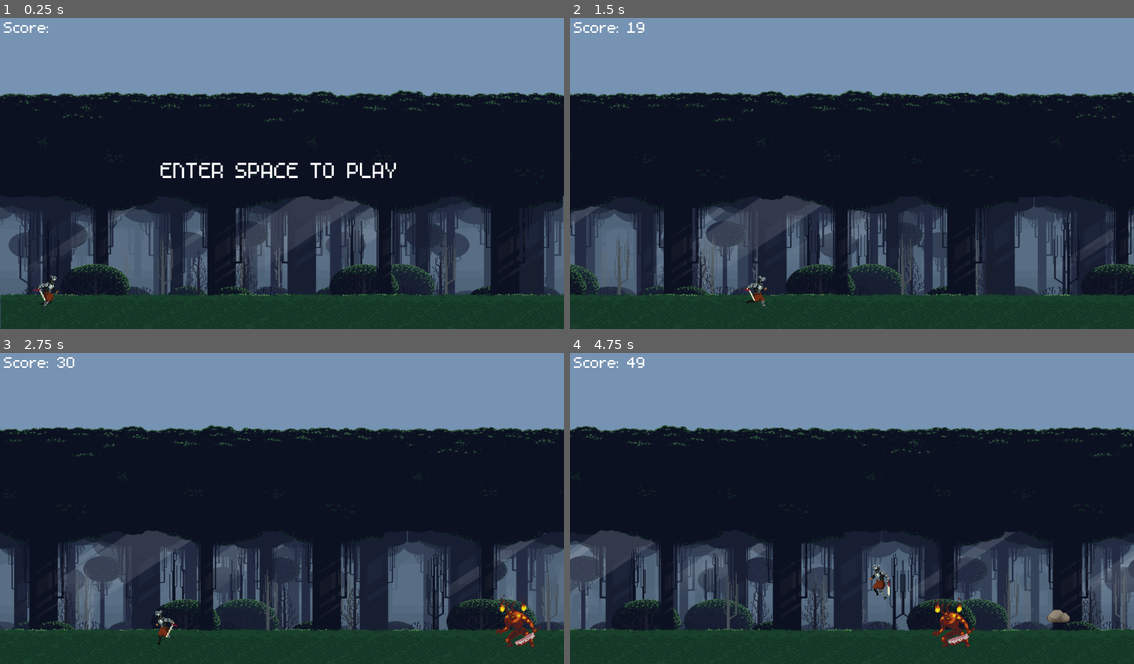
Above: before the commit, frames 1-4 (two rows, left to right).
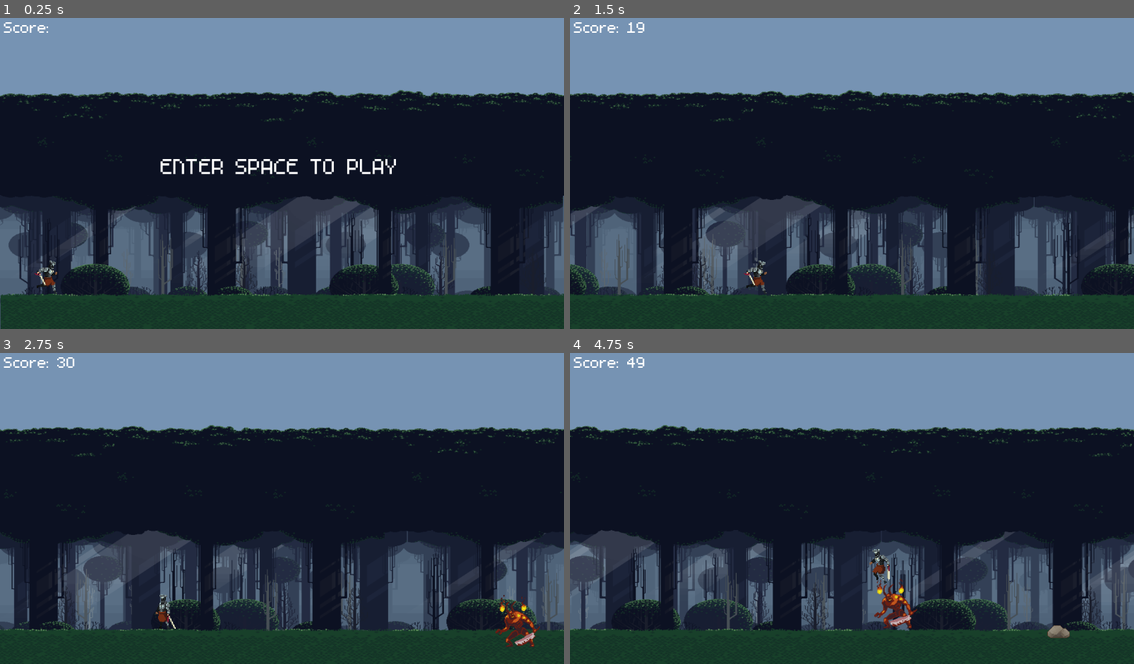
Above: after the commit, the same moments.

Repository: Takhar42/Final_GameSurvivor
Game: Godot game, scene res://Scenes/world.tscn
The game is run twice, just before and just after one commit, with the same random seed, the same clock (stepped at 60 frames per second) and the same inputs.
Inputs:
- Up to frame 1 (0.25 s): no input
- Up to frame 2 (1.5 s): tap Enter (ui_accept) at 0.5 s; hold Enter (ui_accept) 0.53-1.28 s; hold Right (ui_right) from 0.53 s (still down); tap Up (jump) at 0.77 s; tap S (sword) at 1.35 s
- Up to frame 3 (2.75 s): tap Up (jump) at 1.52 s; tap Enter (ui_accept) at 1.55 s; release Right (ui_right) at 2.03 s; hold Left (ui_left) from 2.03 s (still down); hold Enter (ui_accept) from 2.03 s (still down)
- Up to frame 4 (4.75 s): release Left (ui_left) at 2.78 s; release Enter (ui_accept) at 2.78 s; hold Right (ui_right) 2.78-4.28 s; tap Enter (ui_accept) at 2.85, 3.8, 4.35 s; tap Up (jump) at 3.02, 3.77, 4.52 s; hold S (sword) 3.53-4.28 s; hold Left (ui_left) from 4.28 s (still down)

The runs differ from the first frame. In frame 1, 1.3% of the frame differs, in the area x 5-71%, y 45-94%; in frame 2, 0.3%; in frame 3, 0.3%; in frame 4, 1.6%, in the area x 53-89%, y 63-95%.

Commit message:
Implement boss following mechanic

Diff:
--- a/Scenes/boss.tscn
+++ b/Scenes/boss.tscn
@@ -61,6 +61,7 @@
 [ext_resource type="Texture2D" uid="uid://ceu5y5ndmvrqd" path="res://assets/boss/02_demon_walk/demon_walk_10.png" id="58_272d0"]
 [ext_resource type="Texture2D" uid="uid://bwlxupuqoy2wl" path="res://assets/boss/02_demon_walk/demon_walk_11.png" id="59_g77bq"]
 [ext_resource type="Texture2D" uid="uid://v0vkybqyutbv" path="res://assets/boss/02_demon_walk/demon_walk_12.png" id="60_4mf05"]
+[ext_resource type="Script" path="res://cleaver.gd" id="62_liaj4"]
 
 [sub_resource type="SpriteFrames" id="SpriteFrames_ov4fo"]
 animations = [{
@@ -344,17 +345,28 @@
 [sub_resource type="RectangleShape2D" id="RectangleShape2D_aicgf"]
 size = Vector2(80, 80)
 
+[sub_resource type="RectangleShape2D" id="RectangleShape2D_5hs43"]
+size = Vector2(50, 20)
+
 [node name="Boss" type="CharacterBody2D"]
-collision_layer = 2
+collision_mask = 2
 script = ExtResource("1_aegsf")
 
 [node name="AnimatedSprite2D" type="AnimatedSprite2D" parent="."]
 position = Vector2(0, -40)
 sprite_frames = SubResource("SpriteFrames_ov4fo")
-animation = &"revive"
+animation = &"attack"
 autoplay = "idle"
-frame_progress = 0.14653
+frame_progress = 0.126988
 
 [node name="CollisionShape2D" type="CollisionShape2D" parent="."]
-visible = false
 shape = SubResource("RectangleShape2D_aicgf")
+
+[node name="cleaver" type="Area2D" parent="."]
+script = ExtResource("62_liaj4")
+
+[node name="CollisionShape2D" type="CollisionShape2D" parent="cleaver"]
+position = Vector2(-81, 24)
+shape = SubResource("RectangleShape2D_5hs43")
+
+[connection signal="body_entered" from="cleaver" to="cleaver" method="_on_body_entered"]
--- a/Scenes/node_2d.tscn
+++ b/Scenes/node_2d.tscn
@@ -12,6 +12,7 @@
 [ext_resource type="Texture2D" uid="uid://lv1tw7hrij5s" path="res://assets/background/Layer_0006_4.png" id="11_j1amg"]
 [ext_resource type="Texture2D" uid="uid://dp5i8vvsqxg1v" path="res://assets/player/Hurt.png" id="12_tpvpw"]
 [ext_resource type="Texture2D" uid="uid://cfp330sgucamy" path="res://assets/background/Layer_0005_5.png" id="12_w7ey0"]
+[ext_resource type="Texture2D" uid="uid://8tkftvb77j0d" path="res://assets/player/Death.png" id="13_0agtd"]
 [ext_resource type="Texture2D" uid="uid://dc2pupfw1lnc8" path="res://assets/background/Layer_0004_Lights.png" id="13_8dscu"]
 [ext_resource type="Texture2D" uid="uid://nh448uxqpypb" path="res://assets/background/Layer_0003_6.png" id="14_4ejrw"]
 [ext_resource type="Texture2D" uid="uid://dhpkr85t6uvoc" path="res://assets/background/Layer_0002_7.png" id="15_y2uib"]
@@ -22,6 +23,7 @@
 [ext_resource type="Texture2D" uid="uid://ym7g1bvnshni" path="res://assets/player/Attacks.png" id="17_h5prb"]
 [ext_resource type="Texture2D" uid="uid://djve520pymkoj" path="res://assets/obstacles/Texture/sack.png" id="18_r540c"]
 [ext_resource type="Texture2D" uid="uid://dbfaheqr8rty7" path="res://assets/obstacles/Texture/anvil.png" id="19_306ky"]
+[ext_resource type="Script" path="res://Scripts/damageable.gd" id="20_owrh8"]
 [ext_resource type="AudioStream" uid="uid://cireubg54oav6" path="res://assets/audio/cartoon-jump-6462-_1_.ogg" id="23_4vdhu"]
 [ext_resource type="PackedScene" uid="uid://3pgt3p6jh6rh" path="res://Scenes/boss.tscn" id="24_644rn"]
 
@@ -59,6 +61,22 @@
 [sub_resource type="AtlasTexture" id="AtlasTexture_hqdpy"]
 atlas = ExtResource("17_h5prb")
 region = Rect2(896, 64, 128, 64)
+
+[sub_resource type="AtlasTexture" id="AtlasTexture_jxas4"]
+atlas = ExtResource("13_0agtd")
+region = Rect2(0, 0, 128, 64)
+
+[sub_resource type="AtlasTexture" id="AtlasTexture_dlwx0"]
+atlas = ExtResource("13_0agtd")
+region = Rect2(128, 0, 128, 64)
+
+[sub_resource type="AtlasTexture" id="AtlasTexture_8g7dv"]
+atlas = ExtResource("13_0agtd")
+region = Rect2(0, 64, 128, 64)
+
+[sub_resource type="AtlasTexture" id="AtlasTexture_y4jpw"]
+atlas = ExtResource("13_0agtd")
+region = Rect2(128, 64, 128, 64)
 
 [sub_resource type="AtlasTexture" id="AtlasTexture_lkrca"]
 atlas = ExtResource("12_tpvpw")
@@ -237,6 +255,23 @@
 }],
 "loop": true,
 "name": &"attack",
+"speed": 10.0
+}, {
+"frames": [{
+"duration": 1.0,
+"texture": SubResource("AtlasTexture_jxas4")
+}, {
+"duration": 1.0,
+"texture": SubResource("AtlasTexture_dlwx0")
+}, {
+"duration": 1.0,
+"texture": SubResource("AtlasTexture_8g7dv")
+}, {
+"duration": 1.0,
+"texture": SubResource("AtlasTexture_y4jpw")
+}],
+"loop": true,
+"name": &"death",
 "speed": 10.0
 }, {
 "frames": [{
@@ -483,38 +518,41 @@
 texture = ExtResource("5_sutcd")
 centered = false
 
-[node name="CharacterBody2D" type="CharacterBody2D" parent="."]
+[node name="Player" type="CharacterBody2D" parent="."]
 z_index = 1
 scale = Vector2(1.5, 1.5)
 script = ExtResource("1_wt5hg")
 
-[node name="AnimatedSprite2D" type="AnimatedSprite2D" parent="CharacterBody2D"]
+[node name="AnimatedSprite2D" type="AnimatedSprite2D" parent="Player"]
 texture_filter = 1
-position = Vector2(64, 336)
+position = Vector2(64, 314.667)
 sprite_frames = SubResource("SpriteFrames_nmd23")
-animation = &"attack"
-autoplay = "run"
+animation = &"death"
+autoplay = "idle"
 frame = 2
-frame_progress = 0.603943
-
-[node name="CollisionShape2D" type="CollisionShape2D" parent="CharacterBody2D"]
+frame_progress = 0.224652
+
+[node name="CollisionShape2D" type="CollisionShape2D" parent="Player"]
 visible = false
 position = Vector2(66.6667, 322.667)
 shape = SubResource("RectangleShape2D_31suy")
 
-[node name="SlideCollisionShape2D" type="CollisionShape2D" parent="CharacterBody2D"]
+[node name="SlideCollisionShape2D" type="CollisionShape2D" parent="Player"]
 visible = false
 position = Vector2(64, 336)
 shape = SubResource("RectangleShape2D_f5xtf")
 
-[node name="SwordCollisionShape2D" type="CollisionShape2D" parent="CharacterBody2D"]
+[node name="SwordCollisionShape2D" type="CollisionShape2D" parent="Player"]
 visible = false
 position = Vector2(90.6667, 305.333)
 shape = SubResource("RectangleShape2D_62nk5")
 
-[node name="JumpAudio" type="AudioStreamPlayer2D" parent="CharacterBody2D"]
+[node name="JumpAudio" type="AudioStreamPlayer2D" parent="Player"]
 scale = Vector2(0.666667, 0.666667)
 stream = ExtResource("23_4vdhu")
+
+[node name="Damageable" type="Node" parent="Player"]
+script = ExtResource("20_owrh8")
 
 [node name="Camera2D" type="Camera2D" parent="."]
 position = Vector2(576, 324)
@@ -573,6 +611,19 @@
 polygon = PackedVector2Array(-9, -10, -9, -9, -21, -9, -21, -8, -22, -8, -22, -7, -21, -7, -21, -6, -20, -6, -20, -5, - …(367 unchanged characters)…
 
 [node name="CanvasLayer" type="CanvasLayer" parent="."]
+
+[node name="End" type="Label" parent="CanvasLayer"]
+visible = false
+offset_left = 224.0
+offset_top = 112.0
+offset_right = 918.0
+offset_bottom = 192.0
+theme_override_fonts/font = ExtResource("17_gddyx")
+theme_override_font_sizes/font_size = 70
+text = "GAME OVER!"
+horizontal_alignment = 1
+vertical_alignment = 1
+metadata/_edit_use_anchors_ = true
 
 [node name="Score" type="Label" parent="CanvasLayer"]
 texture_filter = 1
@@ -585,17 +636,19 @@
 text = "Score:"
 horizontal_alignment = 1
 vertical_alignment = 1
+metadata/_edit_use_anchors_ = true
 
 [node name="Start" type="Label" parent="CanvasLayer"]
 offset_left = 224.0
-offset_top = 280.0
+offset_top = 272.0
 offset_right = 918.0
-offset_bottom = 360.0
+offset_bottom = 352.0
 theme_override_fonts/font = ExtResource("17_gddyx")
 theme_override_font_sizes/font_size = 70
 text = "ENTER SPACE TO PLAY"
 horizontal_alignment = 1
 vertical_alignment = 1
+metadata/_edit_use_anchors_ = true
 
 [node name="Boss" parent="." instance=ExtResource("24_644rn")]
 position = Vector2(944, -56)
--- /dev/null
+++ b/Scenes/score_end.tscn
@@ -0,0 +1,30 @@
+[gd_scene load_steps=2 format=3 uid="uid://bfd3qar5fr0at"]
+
+[ext_resource type="FontFile" uid="uid://cpfg2i8m7hiuw" path="res://assets/font/m5x7.ttf" id="1_qa0ue"]
+
+[node name="CanvasLayer" type="CanvasLayer"]
+
+[node name="High_Score" type="Label" parent="."]
+texture_filter = 1
+offset_left = 904.0
+offset_top = 8.0
+offset_right = 1079.0
+offset_bottom = 49.0
+theme_override_fonts/font = ExtResource("1_qa0ue")
+theme_override_font_sizes/font_size = 50
+text = "High Score:"
+horizontal_alignment = 1
+vertical_alignment = 1
+metadata/_edit_use_anchors_ = true
+
+[node name="End" type="Label" parent="."]
+offset_left = 224.0
+offset_top = 280.0
+offset_right = 918.0
+offset_bottom = 360.0
+theme_override_fonts/font = ExtResource("1_qa0ue")
+theme_override_font_sizes/font_size = 70
+text = "GAME OVER!"
+horizontal_alignment = 1
+vertical_alignment = 1
+metadata/_edit_use_anchors_ = true
--- a/Scripts/boss.gd
+++ b/Scripts/boss.gd
@@ -1,11 +1,114 @@
 extends CharacterBody2D
 
+enum BossState { IDLE, WALK, ATTACK, STOP, DAMAGED, DEATH }
+var state = BossState.IDLE
+@export var health = 100
+@export var move_speed = 100.0
+@export var attack_range = 200.0
+@export var attack_cooldown = 2.0
+@export var action_sequence = ["attack","walk"]  # Preset sequence of moves
+@export var action_duration = 3 # Time per action in seconds
 
-const SPEED = 300.0
-const JUMP_VELOCITY = -400.0
+@onready var sprite = $AnimatedSprite2D
+@onready var cleaver = $cleaver
+@onready var collision_shape = $CollisionShape2D
+@onready var player = null
+@onready var action_timer = Timer.new()
+@onready var attack_timer = Timer.new()
 
+var current_action_index = 0  # Track the current action in the sequence
 
-func _physics_process(delta: float) -> void:
-	# Add the gravity.
+func _ready():
+	# Add timers to the scene
+	add_child(action_timer)
+	add_child(attack_timer)
+	action_timer.wait_time = action_duration
+	action_timer.one_shot = true
+	attack_timer.wait_time = attack_cooldown
+	attack_timer.one_shot = true
 
+	# Connect the action timer to progress through the sequence
+	action_timer.timeout.connect(self._on_action_timeout)
+	action_timer.start()
+
+	player = get_parent().get_node("Player")  # Locate the player in the scene tree
+	sprite.play("idle")
+
+func _physics_process(delta):
+	match state:
+		BossState.IDLE:
+			pass  # Do nothing
+		BossState.WALK:
+			move_horizontally(delta)
+		BossState.ATTACK:
+			perform_attack()
+		BossState.STOP:
+			stop_movement()
+		BossState.DAMAGED:
+			sprite.play("damaged")
+		BossState.DEATH:
+			die()
+
+func move_horizontally(delta):
+	if not player:
+		return  # Ensure the player node is valid
+
+	# Move towards the player's x-position
+	var direction = sign(player.position.x - position.x + 100)
+	if abs(player.position.x - position.x + 100) < 80:
+		sprite.play("idle")
+		return
+	velocity.x = direction * move_speed
+	print(direction)
+	if direction > 0:
+		sprite.flip_h = true  # Face right
+		cleaver.scale.x *= -1;
+	elif direction < 0:
+		sprite.flip_h = false   # Face left
+		cleaver.scale.x = 1
 	move_and_slide()
+
+	sprite.play("walk")
+
+func perform_attack():
+	if not attack_timer.is_stopped():
+		return
+	sprite.play("attack")
+	attack_timer.start()
+
+	# Check for player in range and apply damage
+	if player and position.distance_to(player.position) <= attack_range:
+		player.take_damage(100)  # Assuming the player has a `take_damage` function
+	state = BossState.IDLE
+
+func stop_movement():
+	velocity = Vector2(0, 0)  # Stop horizontal movement
+	sprite.play("idle")
+
+func _on_action_timeout():
+	# Progress through the action sequence
+	current_action_index = (current_action_index + 1) % action_sequence.size()
+	var next_action = action_sequence[current_action_index]
+
+	match next_action:
+		"walk":
+			state = BossState.WALK
+		"attack":
+			state = BossState.ATTACK
+		"stop":
+			state = BossState.STOP
+
+	# Restart the action timer
+	action_timer.start()
+
+func take_damage(amount):
+	health -= amount
+	sprite.play("damaged")
+	if health <= 0:
+		state = BossState.DEATH
+	else:
+		state = BossState.IDLE
+
+func die():
+	sprite.play("death")
+	queue_free()
--- a/Scripts/camera_control.gd
+++ b/Scripts/camera_control.gd
@@ -3,6 +3,17 @@
 @export var follow_speed = 5.0
 @onready var target = $"../CharacterBody2D"
 
+var boss = null
+var in_boss_fight = false
+
+func lock_to_boss(boss_node):
+	boss = boss_node
+	in_boss_fight = true
+
 func _process(delta):
-	position.x = lerp(position.x, target.position.x, follow_speed * delta)
-	position.y = lerp(position.y, target.position.y, follow_speed * delta)
+	if in_boss_fight and boss:
+		position = lerp(position, boss.position, follow_speed * delta)
+	else:
+		# Normal player tracking
+		position.x = lerp(position.x, target.position.x, follow_speed * delta)
+		position.y = lerp(position.y, target.position.y, follow_speed * delta)
--- /dev/null
+++ b/Scripts/damageable.gd
@@ -0,0 +1,10 @@
+class_name Damageable
+extends Node
+
+@export var health : float = 100
+
+func hit(damage : int):
+	health -= damage
+
+	if health <= 0:
+		print(get_parent())
--- a/Scripts/player.gd
+++ b/Scripts/player.gd
@@ -2,12 +2,14 @@
 
 @export var MOVE_SPEED: float = 300.0
 @export var JUMP_VELOCITY: float = -600.0
+@export var HEALTH: float = 100
 
 var gravity = ProjectSettings.get_setting("physics/2d/default_gravity")
 
 var jump_audio: AudioStreamPlayer2D
 func _ready():
 	jump_audio = $JumpAudio # Initialize jump_audio properly here
+	$AnimatedSprite2D.play("idle")  # Default to idle animation
 
 func _physics_process(delta):
 
@@ -15,7 +17,7 @@
 	if is_on_floor():
 		$CollisionShape2D.disabled = false
 		if Input.is_action_pressed("ui_accept"):
-			$AnimatedSprite2D.play("run")
+			$AnimatedSprite2D.play("idle")
 
 		elif Input.is_action_pressed("ui_up"):
 			velocity.y = JUMP_VELOCITY
@@ -46,3 +48,11 @@
 		velocity.x = 0
 
 	move_and_slide()
+
+func take_damage(amount):
+	HEALTH -= amount
+	if HEALTH <= 0:
+		die()
+
+func die():
+	print("Player defeated!")
--- a/Scripts/world.gd
+++ b/Scripts/world.gd
@@ -1,10 +1,13 @@
 extends Node
 
+
+@export var boss_scene = preload("res://Scenes/boss.tscn")
 const DINO_START_POS := Vector2i(150, 485)
 const CAM_START_POS := Vector2i(576, 324)
 const START_SPEED : float = 5
 const MAX_SPEED : int = 100
 var score : int
+var max_score : int
 var ground_height : int
 var speed : float
 var screen_size : Vector2i
@@ -12,13 +15,15 @@
 var obstacle_types := []
 var obstacles : Array = []
 var last_obs  # To track the last spawned obstacle
+var boss_spawned = false
+
 
 func _ready():
 	screen_size = get_window().size
 
 	# Set up collision layers
-	$Node2D/CharacterBody2D.collision_layer = 0b001  # Player on layer 1
-	$Node2D/CharacterBody2D.collision_mask = 0b110   # Collide with layers 2 and 3 (ground and obstacles)
+	$Node2D/Player.collision_layer = 0b001  # Player on layer 1
+	$Node2D/Player.collision_mask = 0b110   # Collide with layers 2 and 3 (ground and obstacles)
 
 	$Node2D/StaticBody2D.collision_layer = 0b010     # Ground on layer 2
 	$Node2D/StaticBody2D.collision_mask = 0b001      # Only collide with player
@@ -52,7 +57,7 @@
 func _process(delta):
 	if game_live:
 		speed = START_SPEED
-		$Node2D/CharacterBody2D.position.x += speed
+		$Node2D/Player.position.x += speed
 		$Node2D/Camera2D.position.x += speed
 		score += speed
 		show_score()
@@ -60,7 +65,7 @@
 		# Generate and manage obstacles
 		generate_obs()
 		cleanup_obstacles()
-		print(score)
+
 		if score/15 == 30:
 			game_live = false
 			$Node2D/Boss.position.x = $Node2D/Camera2D.position.x + 480
@@ -82,7 +87,7 @@
 	# Spawn condition - either no obstacles or last one is far enough behind
 	if obstacles.is_empty() or (last_obs != null and last_obs.position.x < $Node2D/Camera2D.position.x + randi_range(400, 600)):
 		var obs = obstacle_types[0].duplicate()
-		var obs_y : int = 567
+		var obs_y : int = 600
 		var obs_x : int = $Node2D/Camera2D.position.x + screen_size.x
 
 		last_obs = obs
@@ -108,7 +113,7 @@
 func _on_obstacle_collision(area):
 	print("Collision detected!")
 	print("Collided with: ", area.name)
-	print("Player position: ", $Node2D/CharacterBody2D.position)
+	print("Player position: ", $Node2D/Player.position)
 	game_over()
 
 func cleanup_obstacles():
@@ -126,8 +131,10 @@
 func game_over():
 	print("Game Over!")
 	game_live = false
-	$Node2D/CanvasLayer.get_node("Start").show()
+	$Node2D/CanvasLayer.get_node("End").show()
 	init_game()
 
 func show_score():
 	$Node2D/CanvasLayer.get_node("Score").text = "Score: " + str(score/15)
+func show_high_score():
+	$Node2D/CanvasLayer.get_node("High Score").text = "High Score: " + str(score/15)
--- /dev/null
+++ b/cleaver.gd
@@ -0,0 +1,8 @@
+extends Area2D
+
+@export var damage : int = 100
+
+func _on_body_entered(body: Node2D) -> void:
+	for child in body.get_children():
+		if child is Damageable:
+			child.hit(damage)
Not shown: 1 places in Scenes/boss.tscn that only renumber resources
Not shown: 1 places in Scenes/node_2d.tscn that only renumber resources
